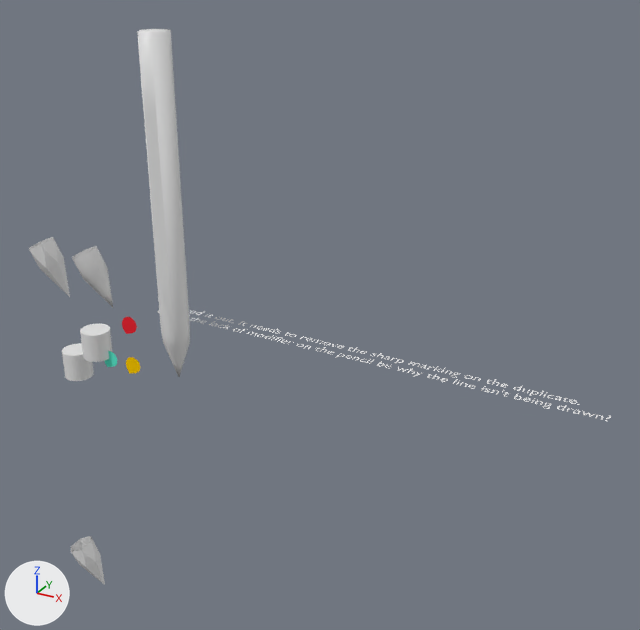
The Blender file blender/examples3.blend: old version first, new version second.
Both versions are drawn from a 50 mm camera at (42.4, -41.3, 28.5) aimed at (17.3, 4.4, 5.6). Lighting does not change. The marker at lower left points along +X, +Y and +Z.

In view in the first picture: 'Cylinder', 'Cylinder.001', 'Pencil', 'Pencil.001', 'Pencil.002', 'Pencil.004', 'Text'.
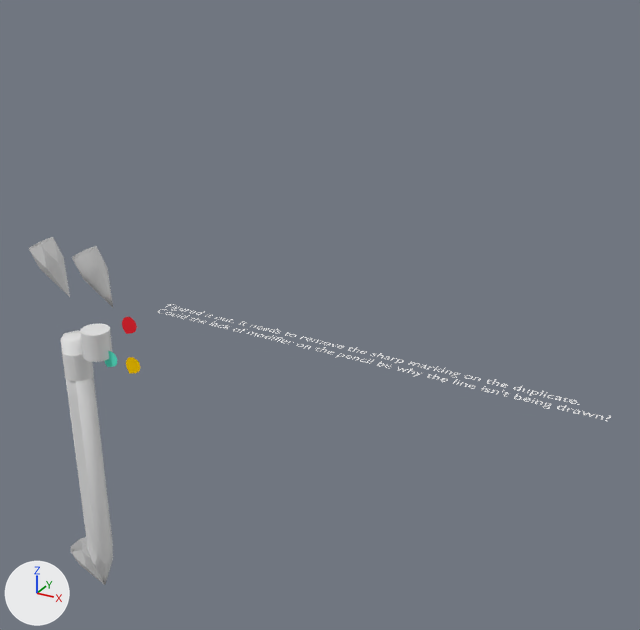
Where the newer file only moved an object's origin or applied its transform, the numbers keep the older frame.

Scene script edits in JSON lines:
```json
{"op": "set", "path": "ob_pencil_004.location", "old": "(9.0, 0.0, 1.0)", "new": "(0.0, 0.0, -20.0)"}
```

Pixel boxes (x1, y1, x2, y2) of what changed, in the pictures (640 x 630 px):
```json
{"object": "Pencil.004", "change": "moved", "before": [137, 29, 190, 377], "after": [61, 330, 113, 584]}
```
